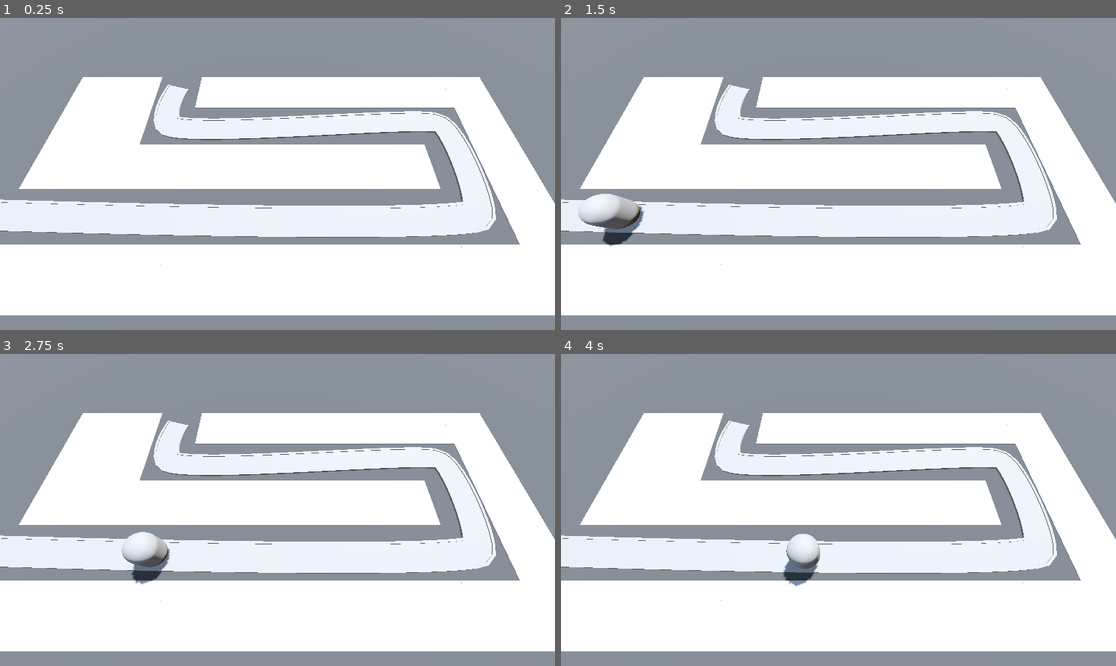
Above: before the commit, frames 1-4 (two rows, left to right).
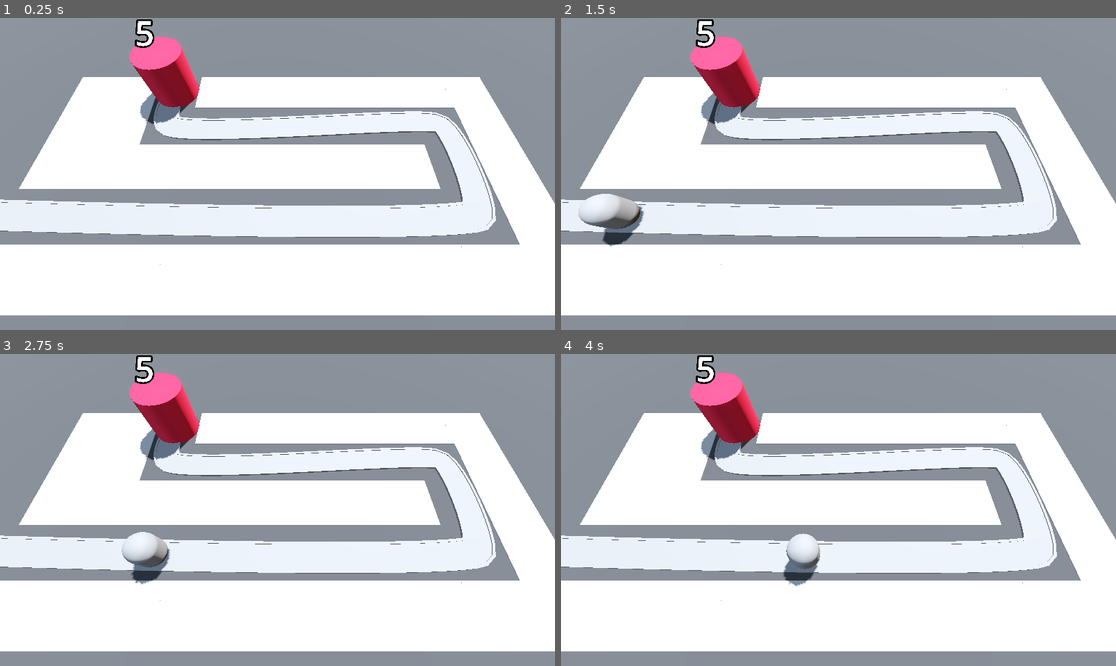
Above: after the commit, the same moments.

Repository: e-cornwell/Barbarian-Blaster
Game: Godot game, scene res://BaseLevel.tscn
Two runs of this game, one before a commit and one after it. Both use one fixed random seed, a clock stepped at 60 frames per second and the inputs below.
Inputs:
- Up to frame 1 (0.25 s): no input
- Up to frame 2 (1.5 s): no input
- Up to frame 3 (2.75 s): no input
- Up to frame 4 (4 s): no input

The runs differ from the first frame. In frame 1, 2.5% of the frame differs, in the area x 0-90%, y 0-71%; in frame 2, 2.5%; in frame 3, 2.5%; in frame 4, 2.5%.

Commit message:
created base and health label decrease when enemy lands

Diff:
--- /dev/null
+++ b/Base/base.gd
@@ -0,0 +1,12 @@
+extends Node3D
+
+@export var max_health: int = 5
+@onready var label_3d: Label3D = $Label3D
+
+func _ready() -> void:
+	label_3d.text = str(max_health)
+
+func take_damage() -> void:
+	print("Damage dealt to base")
+	max_health -= 1
+	label_3d.text = str(max_health)
--- /dev/null
+++ b/Base/base.tscn
@@ -0,0 +1,23 @@
+[gd_scene load_steps=3 format=3 uid="uid://ce0is3pjj03ee"]
+
+[ext_resource type="Script" uid="uid://p0tsjgqyb36l" path="res://Base/base.gd" id="1_u1x2a"]
+
+[sub_resource type="StandardMaterial3D" id="StandardMaterial3D_5x8ra"]
+albedo_color = Color(0.8862, 0.17157, 0.288845, 1)
+
+[node name="Base" type="Node3D" groups=["base"]]
+script = ExtResource("1_u1x2a")
+
+[node name="CSGCylinder3D" type="CSGCylinder3D" parent="."]
+transform = Transform3D(1, 0, 0, 0, 1, 0, 0, 0, 1, 0, 2, 0)
+radius = 2.0
+height = 4.0
+sides = 32
+material = SubResource("StandardMaterial3D_5x8ra")
+
+[node name="Label3D" type="Label3D" parent="."]
+transform = Transform3D(1, 0, 0, 0, 1, 0, 0, 0, 1, 0, 5.5, 0)
+billboard = 1
+text = "Starting Health"
+font_size = 500
+outline_size = 100
--- a/BaseLevel.tscn
+++ b/BaseLevel.tscn
@@ -1,7 +1,8 @@
-[gd_scene load_steps=8 format=3 uid="uid://cqttcl1n2ccp"]
+[gd_scene load_steps=9 format=3 uid="uid://cqttcl1n2ccp"]
 
 [ext_resource type="MeshLibrary" uid="uid://cp163ejsu4moa" path="res://MeshLibraries/SpaceLibrary.tres" id="1_lvb7b"]
 [ext_resource type="PackedScene" uid="uid://bfkwa16q8smuc" path="res://Enemy/enemy.tscn" id="2_5x8ra"]
+[ext_resource type="PackedScene" uid="uid://ce0is3pjj03ee" path="res://Base/base.tscn" id="3_o2j4u"]
 
 [sub_resource type="ProceduralSkyMaterial" id="ProceduralSkyMaterial_dq0bh"]
 sky_horizon_color = Color(0.662243, 0.671743, 0.686743, 1)
@@ -21,7 +22,7 @@
 
 [sub_resource type="Curve3D" id="Curve3D_lvb7b"]
 _data = {
-"points": PackedVector3Array(0, 0, 0, 0, 0, 0, -22.5771, 0,  …(193 unchanged characters)… 0374, 0, -2.09921, 0, 0, 0, 0, 0, 0, -10.0364, 0, -6.57007),
+"points": PackedVector3Array(0, 0, 0, 0, 0, 0, -22.5771, 0,  …(193 unchanged characters)… 0374, 0, -2.09921, 0, 0, 0, 0, 0, 0, -10, 0, -6),
 "tilts": PackedFloat32Array(0, 0, 0, 0, 0)
 }
 point_count = 5
@@ -99,3 +100,6 @@
 
 [node name="Enemy" parent="Path3D" instance=ExtResource("2_5x8ra")]
 transform = Transform3D(0.000626499, 0, -0.999966, 0, 1, 0, 0.999966, 0, 0.000626499, -22.5771, 0, 5.93078)
+
+[node name="Base" parent="." instance=ExtResource("3_o2j4u")]
+transform = Transform3D(1, 0, 0, 0, 1, 0, 0, 0, 1, -10, 0, -6)
--- a/Enemy/enemy.gd
+++ b/Enemy/enemy.gd
@@ -2,6 +2,11 @@
 
 @export var speed: float = 2.5
 
+@onready var base = get_tree().get_first_node_in_group("base")
+
 # Called every frame. 'delta' is the elapsed time since the previous frame.
 func _process(delta: float) -> void:
 	progress += delta * speed
+	if progress_ratio == 1.0:
+		base.take_damage()
+		set_process(false)
Not shown, added: Base/base.gd.uid
